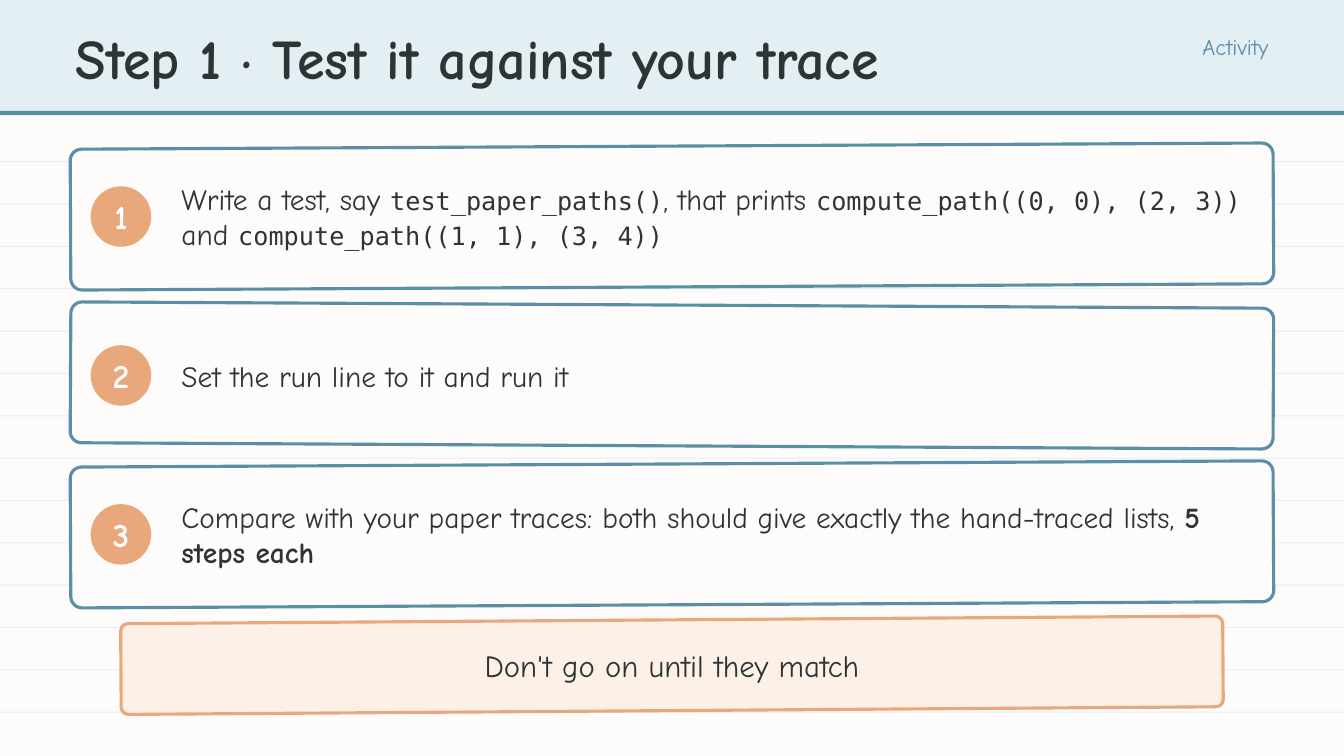
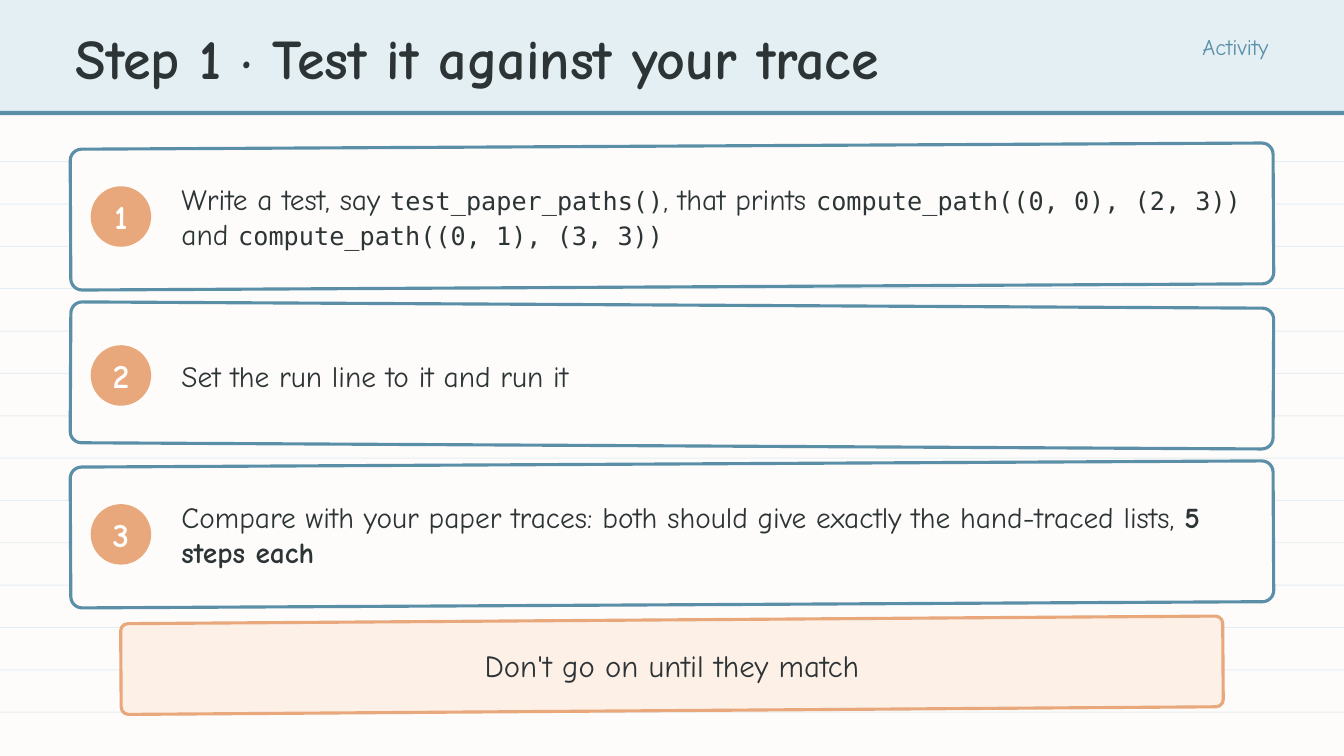
Before and after one commit to bradamiller/LearningPython, a slide deck: slide 15 of static/slides/module-04-manhattan/lesson-04-the-manhattan-algorithm.pptx. Drawn at 1344x756 pixels with LibreOffice and Linux fonts; fonts in the diff are those of the drawing. Boxes give left, top, right and bottom in pixels: in the first picture for what was removed or moved away, otherwise in the second. Text is boxed around its words. In the diff, an @@ line names an element or a change of style, - is before the commit and + after.

```diff
--- a/static/slides/module-04-manhattan/lesson-04-the-manhattan-algorithm.pptx
+++ b/static/slides/module-04-manhattan/lesson-04-the-manhattan-algorithm.pptx
@@ text at <box>181,190,1241,251</box>: text changed @@
-Write a test, say test_paper_paths(), that prints compute_path((0, 0), (2, 3)) and compute_path((1, 1), (3, 4))
+Write a test, say test_paper_paths(), that prints compute_path((0, 0), (2, 3)) and compute_path((0, 1), (3, 3))
```
Also in this commit, not shown: 8 other files.
